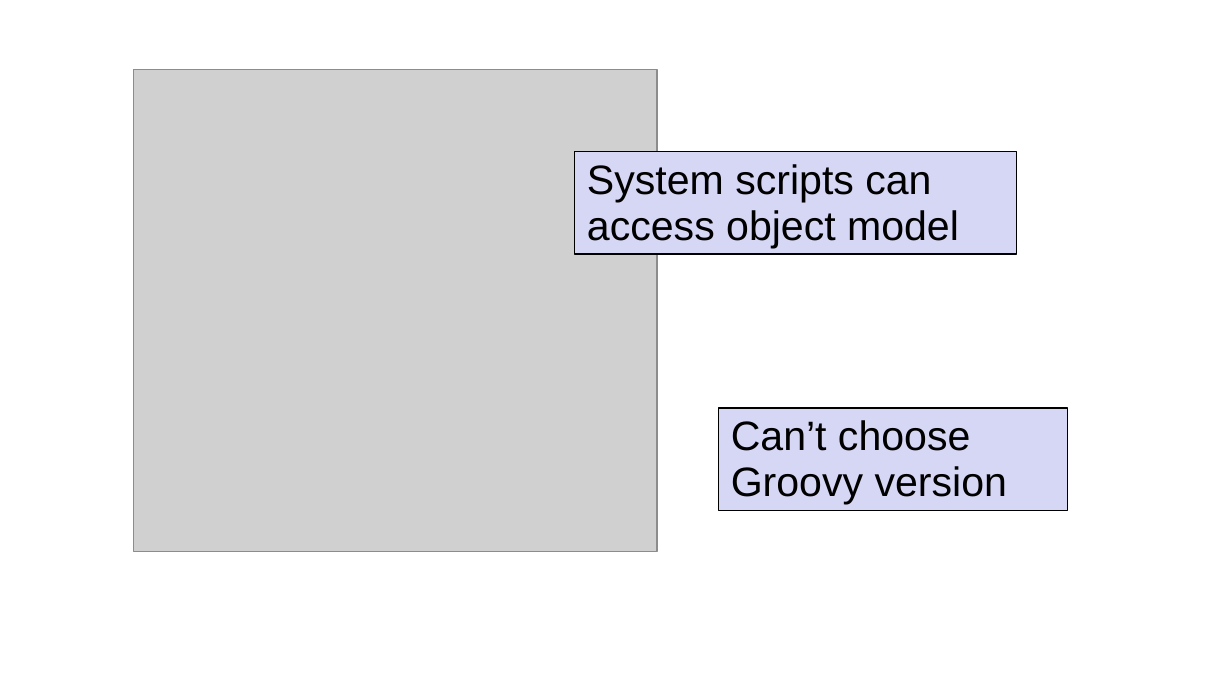
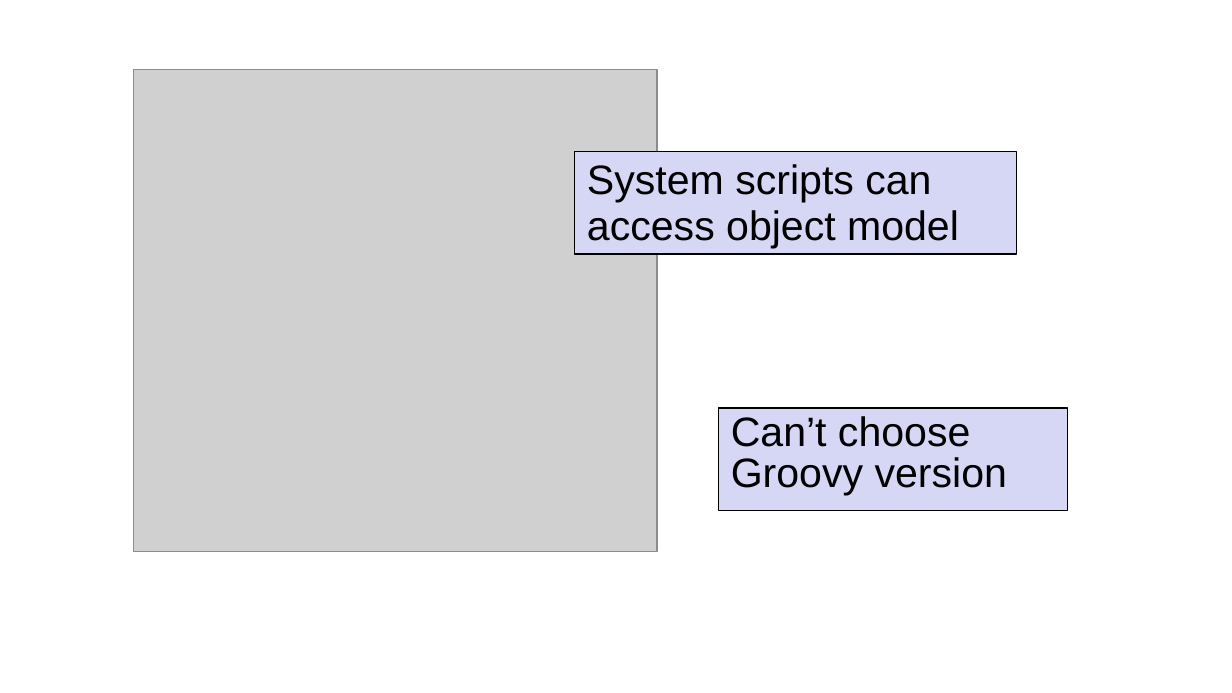
Before and after one commit to boyarsky/OracleCodeOne2018-HOL-Automating-Stack-Groovy, a slide deck: slide 18 of 2018-OracleCodeOne-Authomating Stack.ppt. Drawn at 1232x693 pixels with LibreOffice and Linux fonts; fonts in the diff are those of the drawing; grey boxes stand for pictures; background and template pictures are left out. Boxes give left, top, right and bottom in pixels: in the first picture for what was removed or moved away, otherwise in the second. Text is boxed around its words. In the diff, an @@ line names an element or a change of style, - is before the commit and + after.

```diff
--- a/2018-OracleCodeOne-Authomating Stack.ppt
+++ b/2018-OracleCodeOne-Authomating Stack.ppt
@@ rectangle "Can’t choose" at <box>718,408,1067,510</box>: line spacing 0.93 to 0.83 @@
```
